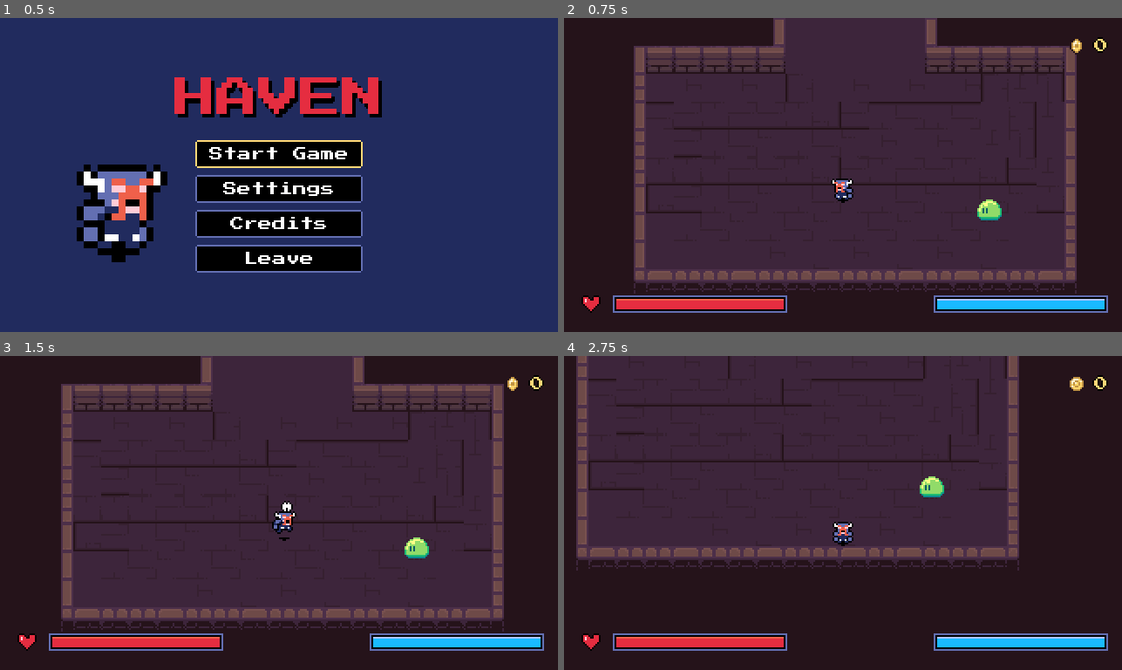
Above: before the commit, frames 1-4 (two rows, left to right).
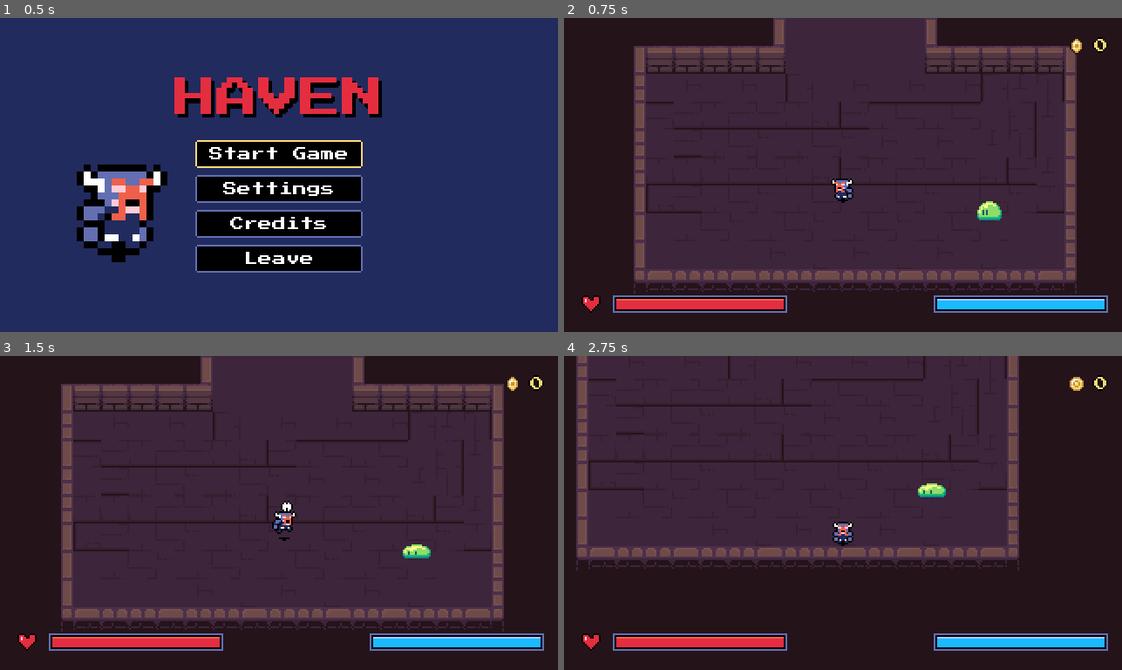
Above: after the commit, the same moments.

Repository: DaEpickid540/haven-2026
Game: Godot game, scene res://Scenes/main.tscn
The game is run twice, just before and just after one commit, with the same random seed, the same clock (stepped at 60 frames per second) and the same inputs.
Inputs:
- Up to frame 1 (0.5 s): no input
- Up to frame 2 (0.75 s): click "Start Game" at 0.5 s
- Up to frame 3 (1.5 s): hold Right (right) from 1.28 s (still down); tap J (attack) at 1.35 s
- Up to frame 4 (2.75 s): release Right (right) at 2.03 s; hold Down (down) from 2.03 s (still down); tap X (dash) at 2.1 s

Frame 1 is identical in both runs. In frame 2, less than 0.1% of the frame differs, in the area x 74-79%, y 57-65%; in frame 3, 0.2%, in the area x 72-78%, y 57-65%; in frame 4, 0.2%.

Commit message:
Update enemy.tscn

Diff:
--- a/enemy.tscn
+++ b/enemy.tscn
@@ -38,6 +38,23 @@
 [sub_resource type="CircleShape2D" id="CircleShape2D_0wjns"]
 radius = 6.0827627
 
+[sub_resource type="AnimationNodeAnimation" id="AnimationNodeAnimation_7k104"]
+animation = &"idle"
+
+[sub_resource type="AnimationNodeStateMachineTransition" id="AnimationNodeStateMachineTransition_4gyqm"]
+advance_mode = 2
+
+[sub_resource type="AnimationNodeStateMachine" id="AnimationNodeStateMachine_qi2p4"]
+states/idle/node = SubResource("AnimationNodeAnimation_7k104")
+states/idle/position = Vector2(398.66666, 101.333336)
+transitions = ["Start", "idle", SubResource("AnimationNodeStateMachineTransition_4gyqm")]
+
+[sub_resource type="AnimationNodeBlendTree" id="AnimationNodeBlendTree_3agft"]
+graph_offset = Vector2(-315.88333, -48.761993)
+nodes/StateMachine/node = SubResource("AnimationNodeStateMachine_qi2p4")
+nodes/StateMachine/position = Vector2(-59.724117, 133.29341)
+node_connections = [&"output", 0, &"StateMachine"]
+
 [node name="Enemy" type="CharacterBody2D" unique_id=1620705969]
 motion_mode = 1
 
@@ -45,6 +62,7 @@
 texture = ExtResource("1_7k104")
 hframes = 7
 vframes = 2
+frame = 3
 
 [node name="AnimationPlayer" type="AnimationPlayer" parent="." unique_id=629370387]
 root_node = NodePath("../Sprite2D")
@@ -53,3 +71,9 @@
 [node name="CollisionShape2D" type="CollisionShape2D" parent="." unique_id=584054671]
 position = Vector2(0, 2)
 shape = SubResource("CircleShape2D_0wjns")
+
+[node name="AnimationTree" type="AnimationTree" parent="." unique_id=1229563384]
+root_node = NodePath("../Sprite2D")
+tree_root = SubResource("AnimationNodeBlendTree_3agft")
+advance_expression_base_node = NodePath("..")
+anim_player = NodePath("../AnimationPlayer")
